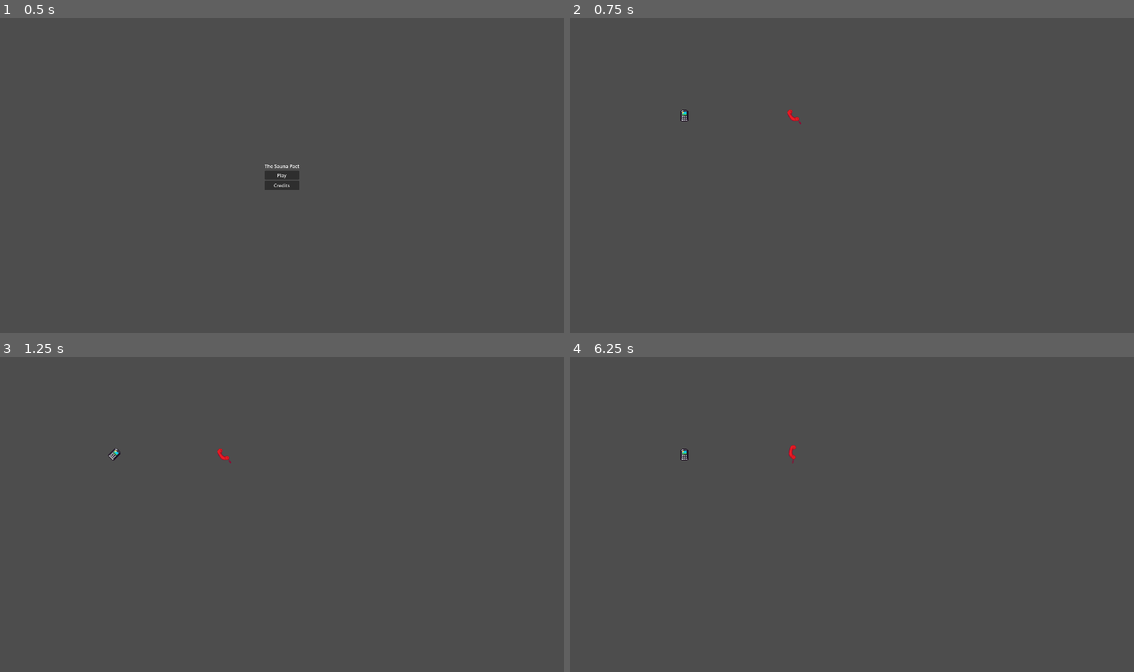
Above: before the commit, frames 1-4 (two rows, left to right).
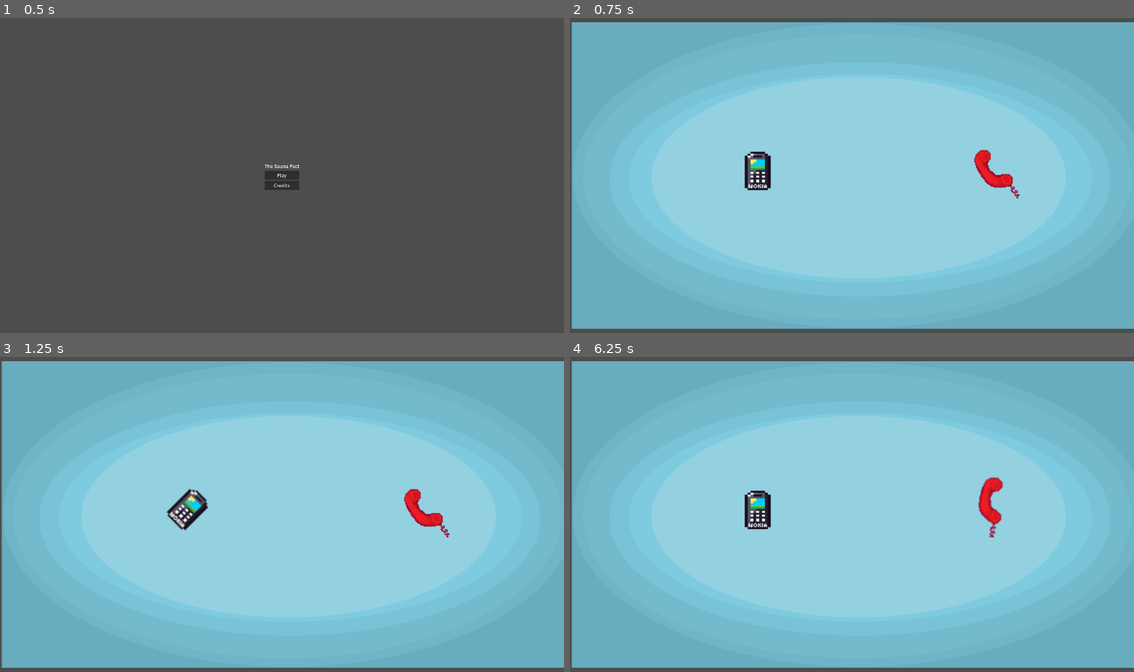
Above: after the commit, the same moments.

Repository: Orozon64/The-Sauna-Pact
Game: Godot game, scene res://scenes/main_menu.tscn
The game is run twice, just before and just after one commit, with the same random seed, the same clock (stepped at 60 frames per second) and the same inputs.
Inputs:
- Up to frame 1 (0.5 s): no input
- Up to frame 2 (0.75 s): click "Play" at 0.5 s
- Up to frame 3 (1.25 s): no input
- Up to frame 4 (6.25 s): tap Enter (advance_dialogue) at 1.25, 2.1, 4.35, 5 s; hold D (move_right) 1.28-2.03 s; tap E (item_interact) at 1.35, 2.3, 2.85, 3.6, 4.55, 5.1, 5.85 s; tap Space at 1.52, 2, 2.27, 3.77, 4.52, 5.27, 5.75 s; hold S (move_down) 2.03-2.78 s; hold D (move_right) 2.78-3.53 s; hold W (move_up) 3.53-4.28 s; hold A (move_left) 4.28-5.78 s; hold S (move_down) from 5.78 s (still down)

Frame 1 is identical in both runs. In frame 2, 97% of the frame differs, in the area x 0-100%, y 1-99%; in frame 3, 97%; in frame 4, 97%.

Commit message:
added dialogue bg; improvements to ending dialogue; made characters controlled separately in ending

Diff:
--- a/project.godot
+++ b/project.godot
@@ -57,6 +57,26 @@
 "events": [Object(InputEventKey,"resource_local_to_scene":false,"resource_name":"","device":-1,"window_id":0,"alt_press …(192 unchanged characters)…
 ]
 }
+move_down_secondary={
+"deadzone": 0.2,
+"events": [Object(InputEventKey,"resource_local_to_scene":false,"resource_name":"","device":0,"window_id":0,"alt_pressed":false,"shift_pressed":false,"ctrl_pressed":false,"meta_pressed":false,"pressed":false,"keycode":0,"physical_keycode":4194322,"key_label":0,"unicode":0,"location":0,"echo":false,"script":null)
+]
+}
+move_up_secondary={
+"deadzone": 0.2,
+"events": [Object(InputEventKey,"resource_local_to_scene":false,"resource_name":"","device":0,"window_id":0,"alt_pressed":false,"shift_pressed":false,"ctrl_pressed":false,"meta_pressed":false,"pressed":false,"keycode":0,"physical_keycode":4194320,"key_label":0,"unicode":0,"location":0,"echo":false,"script":null)
+]
+}
+move_left_secondary={
+"deadzone": 0.2,
+"events": [Object(InputEventKey,"resource_local_to_scene":false,"resource_name":"","device":0,"window_id":0,"alt_pressed":false,"shift_pressed":false,"ctrl_pressed":false,"meta_pressed":false,"pressed":false,"keycode":0,"physical_keycode":4194319,"key_label":0,"unicode":0,"location":0,"echo":false,"script":null)
+]
+}
+move_right_secondary={
+"deadzone": 0.2,
+"events": [Object(InputEventKey,"resource_local_to_scene":false,"resource_name":"","device":0,"window_id":0,"alt_pressed":false,"shift_pressed":false,"ctrl_pressed":false,"meta_pressed":false,"pressed":false,"keycode":0,"physical_keycode":4194321,"key_label":0,"unicode":0,"location":0,"echo":false,"script":null)
+]
+}
 
 [layer_names]
 
--- a/scenes/finnish_map.tscn
+++ b/scenes/finnish_map.tscn
@@ -893,7 +893,12 @@
 [sub_resource type="RectangleShape2D" id="RectangleShape2D_3r76t"]
 size = Vector2(55, 40)
 
-[sub_resource type="SpriteFrames" id="SpriteFrames_3r76t"]
+[sub_resource type="RectangleShape2D" id="RectangleShape2D_2k7c1"]
+
+[sub_resource type="RectangleShape2D" id="RectangleShape2D_xh0mk"]
+size = Vector2(56.958313, 43.544537)
+
+[sub_resource type="SpriteFrames" id="SpriteFrames_lo20u"]
 animations = [{
 "frames": [{
 "duration": 1.0,
@@ -907,11 +912,6 @@
 "speed": 5.0
 }]
 
-[sub_resource type="RectangleShape2D" id="RectangleShape2D_xh0mk"]
-size = Vector2(56.958313, 43.544537)
-
-[sub_resource type="RectangleShape2D" id="RectangleShape2D_2k7c1"]
-
 [node name="FinnishRootNode" type="Node2D" unique_id=1442898411]
 script = ExtResource("1_c8lps")
 
@@ -954,59 +954,48 @@
 [node name="CollisionShape2D" type="CollisionShape2D" parent="Cave" unique_id=521637270]
 shape = SubResource("RectangleShape2D_3r76t")
 
-[node name="SaunaBuildingSprite" type="AnimatedSprite2D" parent="." unique_id=186250386]
-visible = false
-position = Vector2(469, 253)
-sprite_frames = SubResource("SpriteFrames_3r76t")
-animation = &"Building"
+[node name="StartingPoint" type="Area2D" parent="." unique_id=463903633]
+position = Vector2(865, 673)
+
+[node name="CollisionShape2D" type="CollisionShape2D" parent="StartingPoint" unique_id=136403339]
+shape = SubResource("RectangleShape2D_2k7c1")
+
+[node name="WalkingSoundPlayer" type="AudioStreamPlayer2D" parent="." unique_id=2092690882]
+
+[node name="PickUpSoundPlayer" type="AudioStreamPlayer2D" parent="." unique_id=1240962228]
+stream = ExtResource("12_xh0mk")
+
+[node name="BuildingSoundPlayer" type="AudioStreamPlayer2D" parent="." unique_id=690616198]
+stream = ExtResource("14_odkrj")
+
+[node name="FirstLineDialogueWindow" parent="." unique_id=1013493677 instance=ExtResource("15_ykeo4")]
+offset_left = 104.0
+offset_top = 822.00006
+offset_right = 104.0
+offset_bottom = 822.00006
+scale = Vector2(0.22542332, 0.22542332)
+scene_id = 3
+
+[node name="SecondLineDialogueWindow" parent="." unique_id=17191787 instance=ExtResource("15_ykeo4")]
+offset_left = 104.0
+offset_top = 822.0
+offset_right = 104.0
+offset_bottom = 822.0
+scale = Vector2(0.225, 0.225)
+scene_id = 4
 
 [node name="Sauna" type="Area2D" parent="." unique_id=1002446500]
 visible = false
-position = Vector2(464, 246)
+position = Vector2(91.99997, 802)
 scale = Vector2(1.5215461, 1.5215461)
 
 [node name="SaunaSprite" type="Sprite2D" parent="Sauna" unique_id=1725709657]
 texture = ExtResource("12_odkrj")
 
 [node name="CollisionShape2D" type="CollisionShape2D" parent="Sauna" unique_id=153577862]
-position = Vector2(1.5, 7)
 scale = Vector2(1.0358453, 1.0104598)
 shape = SubResource("RectangleShape2D_xh0mk")
 disabled = true
-
-[node name="FinnCharacter" parent="." unique_id=486509689 instance=ExtResource("1_sn4dv")]
-position = Vector2(867, 672)
-motion_mode = 1
-
-[node name="StartingPoint" type="Area2D" parent="." unique_id=463903633]
-position = Vector2(865, 673)
-
-[node name="CollisionShape2D" type="CollisionShape2D" parent="StartingPoint" unique_id=136403339]
-shape = SubResource("RectangleShape2D_2k7c1")
-
-[node name="WalkingSoundPlayer" type="AudioStreamPlayer2D" parent="." unique_id=2092690882]
-
-[node name="PickUpSoundPlayer" type="AudioStreamPlayer2D" parent="." unique_id=1240962228]
-stream = ExtResource("12_xh0mk")
-
-[node name="BuildingSoundPlayer" type="AudioStreamPlayer2D" parent="." unique_id=690616198]
-stream = ExtResource("14_odkrj")
-
-[node name="FirstLineDialogueWindow" parent="." unique_id=1013493677 instance=ExtResource("15_ykeo4")]
-visible = false
-offset_left = 826.0
-offset_top = 924.0
-offset_right = 826.0
-offset_bottom = 924.0
-scene_id = 3
-
-[node name="FirstLineDialogueWindow2" parent="." unique_id=17191787 instance=ExtResource("15_ykeo4")]
-visible = false
-offset_left = 413.0
-offset_top = 462.0
-offset_right = 413.0
-offset_bottom = 462.0
-scene_id = 3
 
 [node name="BGMusicPlayer" type="AudioStreamPlayer" parent="." unique_id=1277736680]
 stream = ExtResource("14_7qru2")
@@ -1019,3 +1008,13 @@
 autoplay = true
 bus = &"LevelBG"
 parameters/looping = true
+
+[node name="SaunaBuildingSprite" type="AnimatedSprite2D" parent="." unique_id=1779697760]
+visible = false
+position = Vector2(90, 817)
+sprite_frames = SubResource("SpriteFrames_lo20u")
+animation = &"Building"
+
+[node name="FinnCharacter" parent="." unique_id=486509689 instance=ExtResource("1_sn4dv")]
+position = Vector2(867, 672)
+motion_mode = 1
--- a/scenes/intro_scene.tscn
+++ b/scenes/intro_scene.tscn
@@ -4,9 +4,10 @@
 [ext_resource type="Texture2D" uid="uid://bkc4tp8b07cto" path="res://images/sprites/PolskiPhone.png" id="2_0y5sa"]
 [ext_resource type="Texture2D" uid="uid://bk8ievc0l2eo3" path="res://images/sprites/PolskiPhoneCall.png" id="3_0f06d"]
 [ext_resource type="Texture2D" uid="uid://k7ptyfc5jhw8" path="res://images/sprites/FinFinPhone.png" id="3_gsw8x"]
-[ext_resource type="AudioStream" uid="uid://ck4jxdbu6lypy" path="res://Sound Effects/NokiaCalling.mp3" id="4_jkhwn"]
+[ext_resource type="AudioStream" uid="uid://8hhdrmd2mcd8" path="res://Sound Effects/NokiaCalling.mp3" id="4_jkhwn"]
 [ext_resource type="Texture2D" uid="uid://bx4uj47lkd8lc" path="res://images/sprites/FinFinPhoneCalling.png" id="5_01j2m"]
-[ext_resource type="AudioStream" uid="uid://by7cc2iwein6c" path="res://Sound Effects/PhoneCalling.mp3" id="5_tij55"]
+[ext_resource type="AudioStream" uid="uid://uq2x6535k7fy" path="res://Sound Effects/PhoneCalling.mp3" id="5_tij55"]
+[ext_resource type="Texture2D" uid="uid://ceuxdsv4l1ih4" path="res://images/sprites/TloDoGadania.png" id="8_01j2m"]
 
 [sub_resource type="SpriteFrames" id="SpriteFrames_gsw8x"]
 animations = [{
@@ -39,13 +40,20 @@
 [node name="IntroScene" type="Node2D" unique_id=975035797]
 script = ExtResource("1_jkhwn")
 
+[node name="TalkingBGSprite" type="Sprite2D" parent="." unique_id=1798575798]
+position = Vector2(963, 538)
+scale = Vector2(1.9139934, 1.7439553)
+texture = ExtResource("8_01j2m")
+
 [node name="PolishPhoneSprite" type="AnimatedSprite2D" parent="." unique_id=645759387]
-position = Vector2(761, 331)
+position = Vector2(1445, 510)
+scale = Vector2(3.267, 3.267)
 sprite_frames = SubResource("SpriteFrames_gsw8x")
 animation = &"Ring"
 
 [node name="FinnishPhoneSprite" type="AnimatedSprite2D" parent="." unique_id=1506667193]
-position = Vector2(391, 333)
+position = Vector2(644, 522)
+scale = Vector2(3.2668557, 3.2668557)
 sprite_frames = SubResource("SpriteFrames_jkhwn")
 animation = &"Ring"
 
--- a/scenes/polish_map.tscn
+++ b/scenes/polish_map.tscn
@@ -184,8 +184,6 @@
 shape = SubResource("RectangleShape2D_tr50w")
 
 [node name="PoleCharacter" parent="." unique_id=68490889 instance=ExtResource("2_g2vl7")]
-speed = null
-dev_mode = null
 
 [node name="StartingPoint" type="Area2D" parent="." unique_id=721784626]
 position = Vector2(867, 691)
--- a/scenes/quiz.tscn
+++ b/scenes/quiz.tscn
@@ -5,15 +5,8 @@
 [node name="Quiz" type="Node2D" unique_id=1444673492]
 
 [node name="DialogueControl" parent="." unique_id=1013493677 instance=ExtResource("1_36y45")]
-offset_left = 606.0
-offset_top = 383.0
-offset_right = 606.0
-offset_bottom = 383.0
+offset_left = 1068.0
+offset_top = 515.0
+offset_right = 1068.0
+offset_bottom = 515.0
 scene_id = 2
-
-[node name="SkipButton" type="Button" parent="." unique_id=1498491474]
-offset_right = 8.0
-offset_bottom = 8.0
-text = "SKIP QUIZ"
-
-[connection signal="pressed" from="SkipButton" to="DialogueControl" method="_on_skip_button_pressed"]
--- a/scenes/tutorial.tscn
+++ b/scenes/tutorial.tscn
@@ -1,12 +1,18 @@
 [gd_scene format=3 uid="uid://b2v5rqlu2ii3y"]
 
+[ext_resource type="Texture2D" uid="uid://ceuxdsv4l1ih4" path="res://images/sprites/TloDoGadania.png" id="1_8ho6b"]
 [ext_resource type="PackedScene" uid="uid://1i5vnxbi5l12" path="res://scenes/dialogue_window.tscn" id="1_c13y7"]
 
 [node name="Node2D" type="Node2D" unique_id=1047836479]
 
+[node name="TalkingBGSprite" type="Sprite2D" parent="." unique_id=1823216603]
+position = Vector2(963, 538)
+scale = Vector2(1.9139934, 1.7439553)
+texture = ExtResource("1_8ho6b")
+
 [node name="DialogueControl" parent="." unique_id=1013493677 instance=ExtResource("1_c13y7")]
-offset_left = 487.0
-offset_top = 420.0
-offset_right = 487.0
-offset_bottom = 420.0
+offset_left = 994.0
+offset_top = 505.0
+offset_right = 994.0
+offset_bottom = 505.0
 scene_id = 1
--- a/scripts/dialogue_manager.gd
+++ b/scripts/dialogue_manager.gd
@@ -51,7 +51,7 @@
 	$AnswerAButton.pressed.connect(_on_player_select_answer_a)
 	$AnswerBButton.pressed.connect(_on_player_select_answer_b)
 	$AnswerCButton.pressed.connect(_on_player_select_answer_c)
-	position = get_viewport_rect().get_center()
+
 	match scene_id: #i know this doesn't deal with the quiz, but that's handled below, dw
 		0:
 			next_scene = "tutorial"
@@ -62,6 +62,10 @@
 			dialogue_sfx = ["ReindeerIntro/ri1", "ReindeerIntro/ri2", "ReindeerIntro/ri3", "ReindeerIntro/ri4", "ReindeerIntro/ri5", "ReindeerIntro/ri6", "ReindeerIntro/ri7", "ReindeerIntro/ri8", "ReindeerIntro/ri9", "ReindeerIntro/ri10",]
 		2:
 			dialogue_sfx = ["TrollCave1", "TrollCave2", "TrollCave1", "TrollCave2", "TrollCave1", "TrollCave2", "TrollCave1", "T …(340 unchanged characters)…
+		3:
+			dialogue_sfx = ["PhoneChatter1"]
+		4:
+			dialogue_sfx = ["PhoneChatter1"]
 	$DialogueRTLabel.text = ""
 	current_scene_dialogue = dialogue_dict.get(scene_id)
 	$TalkingSFXPlayer.stream = ResourceLoader.load("res://Sound Effects/" + dialogue_sfx[0] + ".mp3")
@@ -193,9 +197,3 @@
 	current_line = current_scene_dialogue[line_id].split(":")[1]
 	if current_line.contains("X"):
 		current_line = current_line.replace("X", str(number_of_correct_answers))
-
-
-func _on_skip_button_pressed() -> void:
-	number_of_correct_answers = 10
-	line_id = -2
-	show_next_line()
--- a/scripts/player.gd
+++ b/scripts/player.gd
@@ -23,7 +23,11 @@
 signal item_placed(item_name)
 
 signal build
+
+signal enter_sauna
 var current_character_save_data
+
+var is_secondary = false
 # Called when the node enters the scene tree for the first time.
 func _ready() -> void:
 
@@ -64,13 +68,13 @@
 # Called every frame. 'delta' is the elapsed time since the previous frame.
 func _process(delta: float) -> void:
 	velocity = Vector2.ZERO # The player's movement vector.
-	if Input.is_action_pressed("move_right"):
+	if (Input.is_action_pressed("move_right") and !is_secondary) or (is_secondary and  Input.is_action_pressed("move_right_secondary")):
 		velocity.x += 1
-	if Input.is_action_pressed("move_left"):
+	if (Input.is_action_pressed("move_left") and !is_secondary) or (is_secondary and  Input.is_action_pressed("move_left_secondary")):
 		velocity.x -= 1
-	if Input.is_action_pressed("move_down"):
+	if (Input.is_action_pressed("move_down") and !is_secondary) or (is_secondary and  Input.is_action_pressed("move_down_secondary")):
 		velocity.y += 1
-	if Input.is_action_pressed("move_up"):
+	if (Input.is_action_pressed("move_up") and !is_secondary) or (is_secondary and  Input.is_action_pressed("move_up_secondary")):
 		velocity.y -= 1
 	if velocity.length() > 0:
 		if !$WalkingSoundPlayer.playing:
@@ -124,7 +128,8 @@
 					money -= 250
 					_on_item_picked_up("Beer")
 			"sauna":
-				get_tree().change_scene_to_file("res://scenes/ending.tscn")
+				enter_sauna.emit()
+				queue_free()
 
 
 func _on_item_picked_up(item_name): #this entire function feels very unoptimized, try to smmoothen it out
--- a/scripts/signal_manager.gd
+++ b/scripts/signal_manager.gd
@@ -6,6 +6,7 @@
 var player
 var play_ending = false
 var screen_size
+var num_of_players_in_sauna
 # Called when the node enters the scene tree for the first time.
 func _ready() -> void:
 	screen_size = get_viewport_rect().size
@@ -74,9 +75,10 @@
 	if play_ending:
 		$FirstLineDialogueWindow.show()
 		$FirstLineDialogueWindow.initiate()
+		$FinnCharacter.enter_sauna.connect(_on_player_enter_sauna)
 		var polish_player = preload("res://scenes/polish_player.tscn")
 		add_child(polish_player.instantiate())
-
+		$PoleCharacter.is_secondary = true
 
 
 		var position_vector = $FinnCharacter.position
@@ -85,16 +87,18 @@
 		$FinnCharacter.ready_to_build = true
 		$FinnCharacter.build.connect(_on_player_begin_building)
 
-
+func _on_player_enter_sauna(args):
+	num_of_players_in_sauna += 1
+	if num_of_players_in_sauna == 2:
+		get_tree().change_scene_to_file("res://scenes/ending.tscn")
 
 func _on_player_begin_building():
 	$BuildingSoundPlayer.play()
 	$SaunaBuildingSprite.show()
 	$SaunaBuildingSprite.animation = "Building"
 	$SaunaBuildingSprite.play()
-	get_tree().create_timer(3).timeout.connect(finish_building)
+	await get_tree().create_timer(3).timeout
 
-func finish_building():
 	$SaunaBuildingSprite.stop()
 	$SaunaBuildingSprite.hide()
 	$ConstructionArea.hide()
Not shown: 1 places in scenes/polish_map.tscn that only renumber resources
Not shown, changed: TODO.md
Not shown, changed: save_game.data
